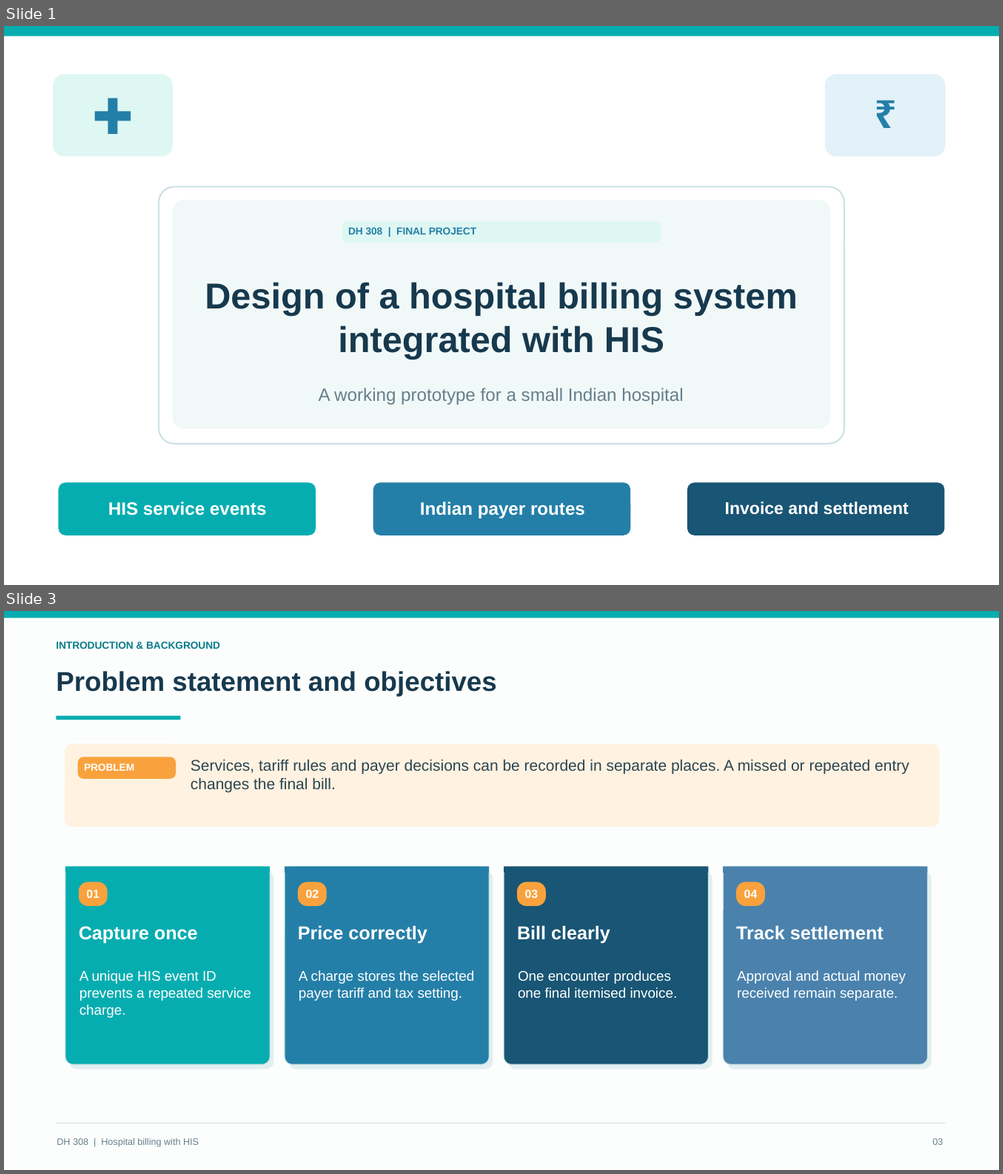
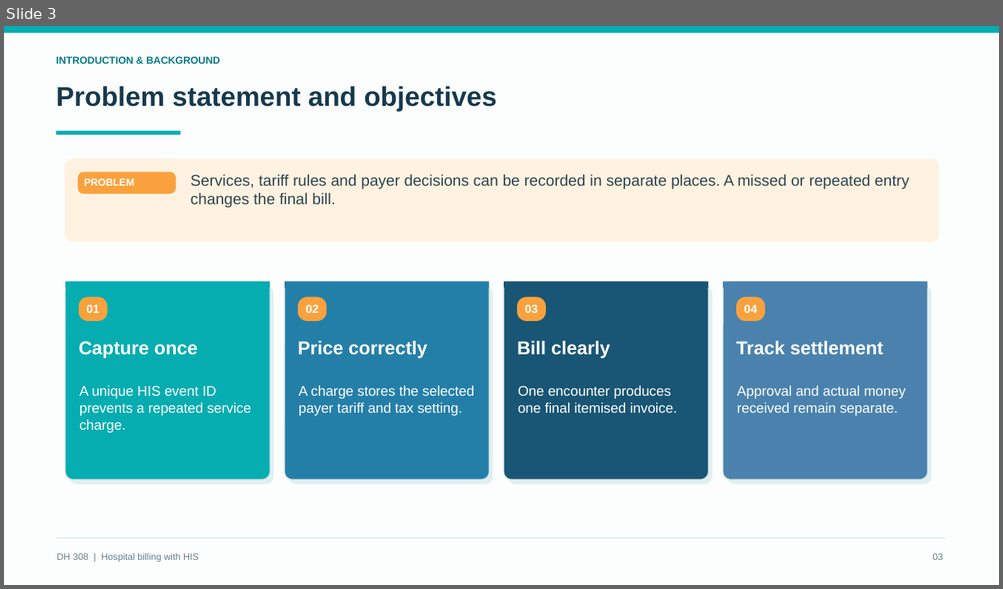
Before and after one commit to Osama-Bin-Lagging/tiveri-billing, a slide deck: presentation/DH308_HIS_Billing_Final.pptx. Shown one above the other, each under a label of ours: slides 1 and 3 before the commit, slide 3 after it; the slides between them are not shown. The pictures are 1003x1174 and 1003x589 pixels, drawn with LibreOffice and Linux fonts; fonts in the diff are those of the drawing. Boxes give left, top, right and bottom in pixels: in the first picture for what was removed or moved away, otherwise in the second. Text is boxed around its words. In the diff, an @@ line names an element or a change of style, - is before the commit and + after.

Commit message:
Build role-based HIS billing demo and final presentation

```diff
--- a/presentation/DH308_HIS_Billing_Final.pptx
+++ b/presentation/DH308_HIS_Billing_Final.pptx
@@ slide 1 removed at box(4, 26, 999, 585), background #FFFFFF @@
@@ rectangle removed at box(4, 26, 999, 36) @@
@@ rounded rectangle removed at box(54, 75, 173, 156) @@
@@ text removed at box(85, 85, 141, 144) @@
-✚
@@ rounded rectangle removed at box(825, 75, 945, 156) @@
@@ text removed at box(862, 90, 908, 136) @@
-₹
@@ rounded rectangle removed at box(159, 187, 844, 445) @@
@@ rounded rectangle removed at box(173, 200, 830, 429) @@
@@ rounded rectangle removed at box(342, 221, 660, 242) @@
@@ text removed at box(348, 227, 476, 235) @@
-DH 308 | FINAL PROJECT
@@ text removed at box(205, 282, 797, 359) @@
-Design of a hospital billing system
-integrated with HIS
@@ text removed at box(318, 388, 683, 405) @@
-A working prototype for a small Indian hospital
@@ rounded rectangle removed at box(59, 483, 316, 536) @@
@@ rounded rectangle removed at box(373, 483, 631, 536) @@
@@ rounded rectangle removed at box(688, 483, 945, 536) @@
@@ text removed at box(108, 502, 267, 516) @@
-HIS service events
@@ text removed at box(420, 502, 585, 519) @@
-Indian payer routes
@@ text removed at box(725, 502, 908, 515) @@
-Invoice and settlement
```
Also in this commit, not shown: 12 slides changed, 9 slides added, 7 other slides removed, 13 other files.
